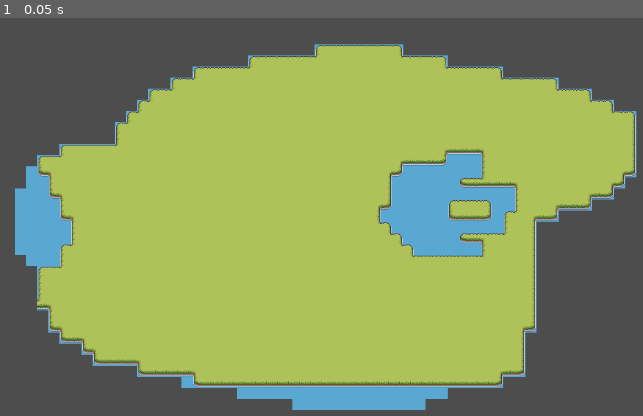
Above: before the commit, frame 1.
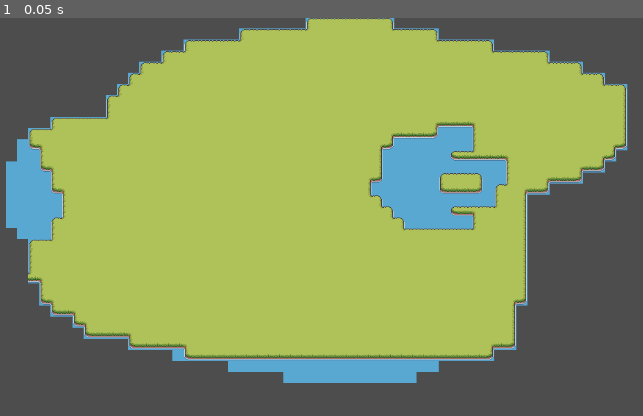
Above: after the commit, the same moment.

Repository: kelryana/Duckside_Stories
Game: Godot game, scene res://mundo.tscn
The game is run twice, just before and just after one commit, with the same random seed, the same clock (stepped at 60 frames per second) and the same inputs. The project has no main scene, so this scene is started directly.
Inputs:
- Up to frame 1 (0.05 s): no input

The runs differ from the first frame. In frame 1, 23% of the frame differs, in the area x 0-100%, y 0-99%.

Commit message:
Update mundo.tscn

Diff:
--- a/mundo.tscn
+++ b/mundo.tscn
@@ -768,9 +768,11 @@
 18:3/0/terrain_set = 0
 18:3/0/terrain = 1
 18:3/0/terrains_peering_bit/right_side = 1
+18:3/0/terrains_peering_bit/bottom_right_corner = 1
 18:3/0/terrains_peering_bit/bottom_side = 1
 18:3/0/terrains_peering_bit/bottom_left_corner = 1
 18:3/0/terrains_peering_bit/left_side = 1
+18:3/0/terrains_peering_bit/top_left_corner = 1
 18:3/0/terrains_peering_bit/top_side = 1
 18:3/0/terrains_peering_bit/top_right_corner = 1
 19:3/0 = 0
@@ -1176,6 +1178,7 @@
 sources/4 = SubResource("TileSetAtlasSource_5ckkb")
 
 [node name="Node2D" type="Node2D"]
+position = Vector2(-13, -39)
 
 [node name="Patogonista" type="CharacterBody2D" parent="."]
 position = Vector2(520, 310)
@@ -1184,6 +1187,8 @@
 
 [node name="Sprite2D" type="Sprite2D" parent="Patogonista"]
 
+[node name="CollisionShape2D" type="CollisionShape2D" parent="Patogonista"]
+
 [node name="TileMap" type="TileMap" parent="."]
 position = Vector2(20, 86)
 tile_set = SubResource("TileSet_5g5eo")
